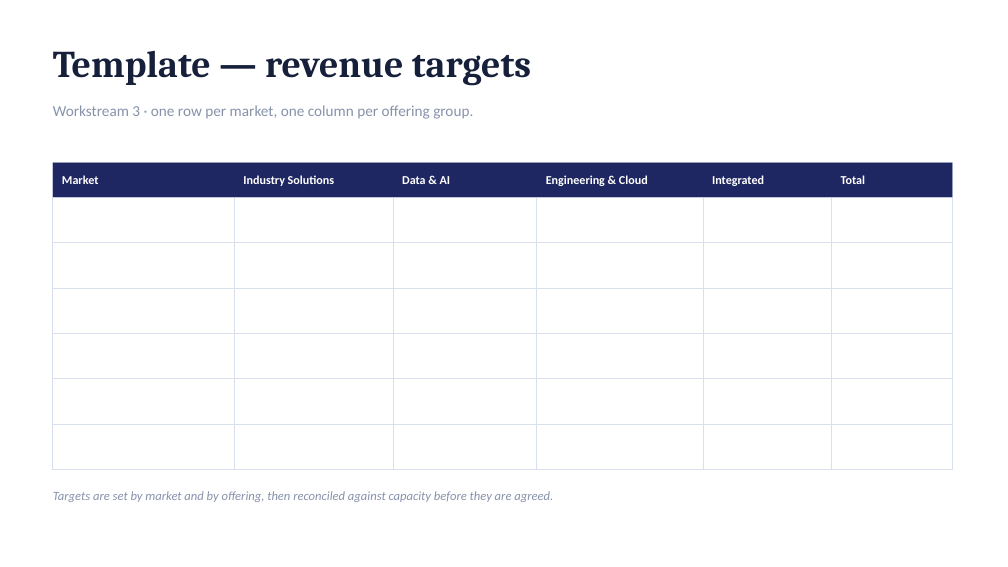
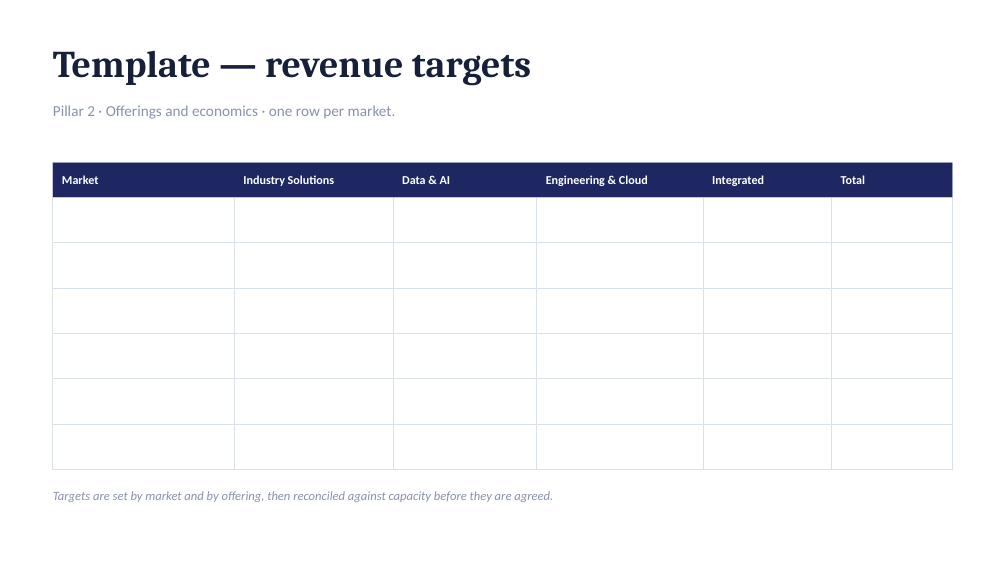
Before and after one commit to dhajjar-cyber/bae, a slide deck: slide 22 of FSI strategy/EAIND-FSI-Strategy-Development-Plan.pptx (slide 20 before the commit). Drawn at 1008x567 pixels with LibreOffice and Linux fonts; fonts in the diff are those of the drawing. Boxes give left, top, right and bottom in pixels: in the first picture for what was removed or moved away, otherwise in the second. Text is boxed around its words. In the diff, an @@ line names an element or a change of style, - is before the commit and + after.

```diff
--- a/FSI strategy/EAIND-FSI-Strategy-Development-Plan.pptx
+++ b/FSI strategy/EAIND-FSI-Strategy-Development-Plan.pptx
@@ text at <box>53,105,396,119</box>: text changed @@
-Workstream 3 · one row per market, one column per offering group.
+Pillar 2 · Offerings and economics · one row per market.
```
Also in this commit, not shown: 16 other slides changed, 2 slides added, 2 slides removed, 2 other files.
